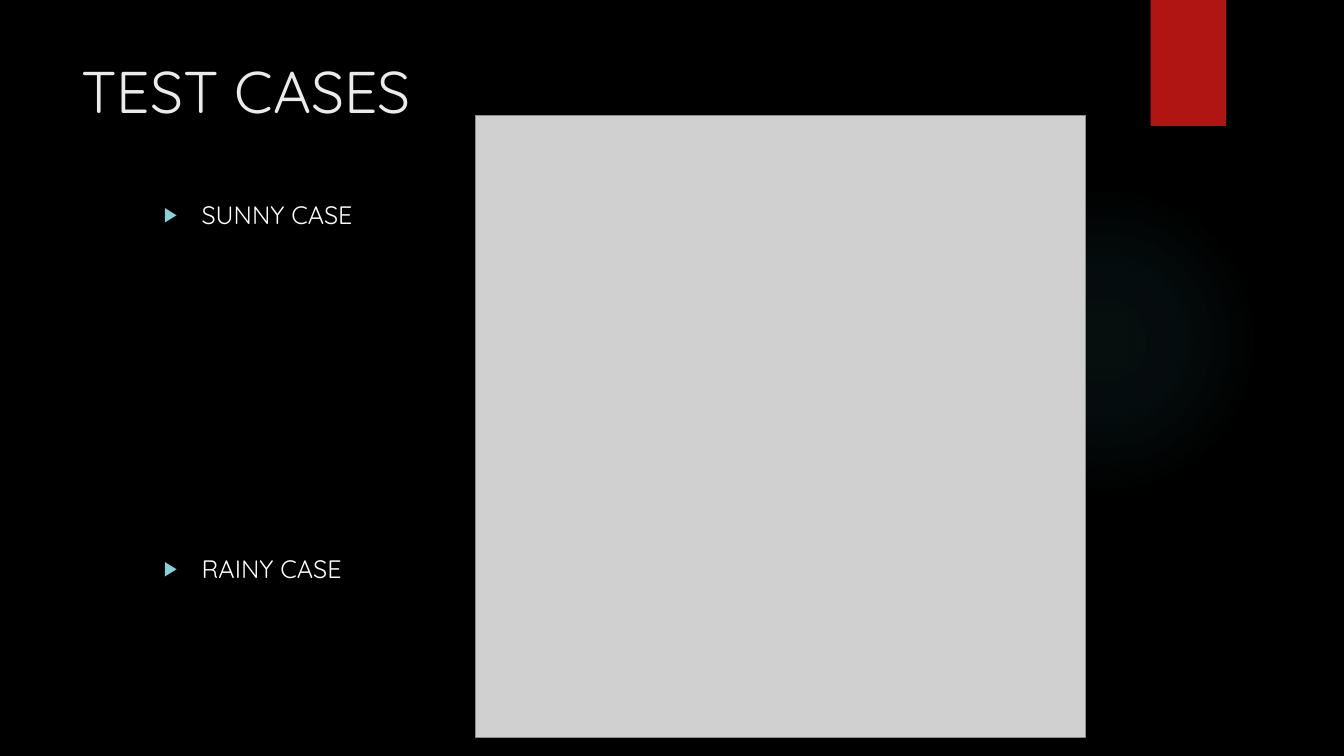
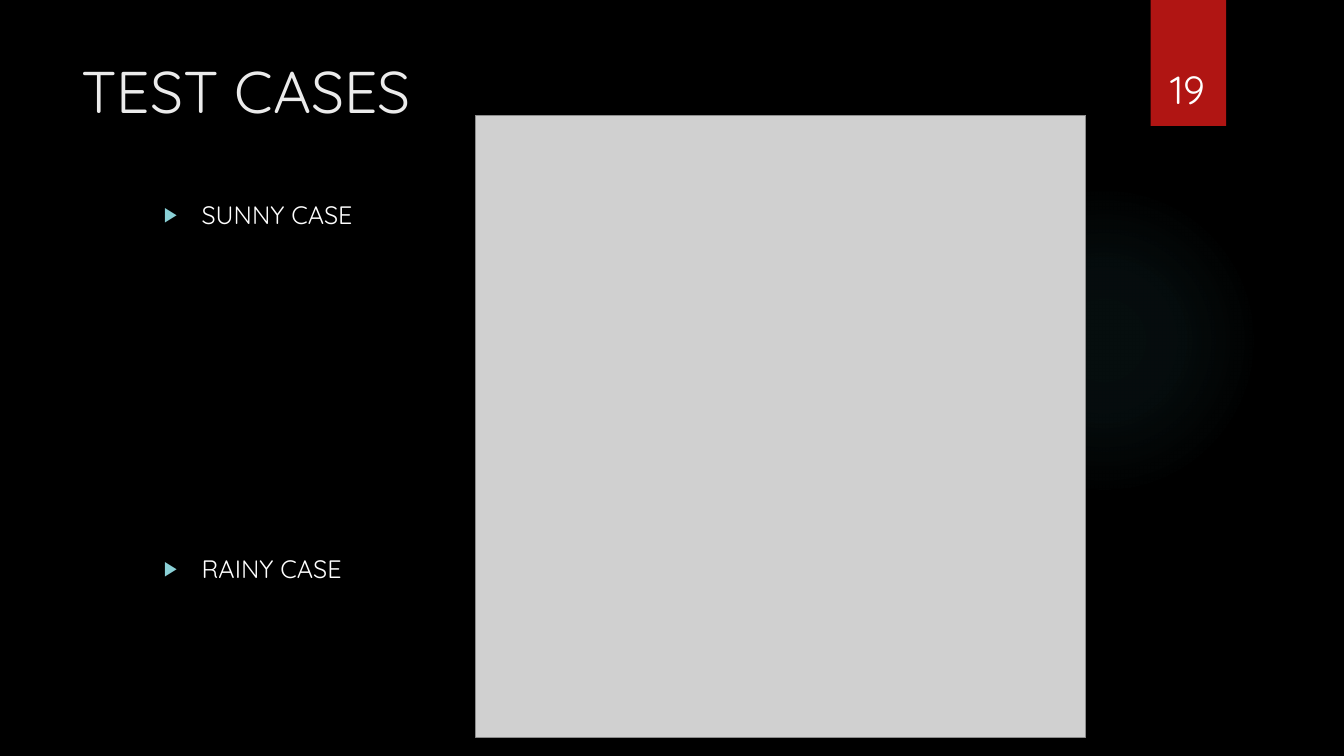
Before and after one commit to FIU-SCIS-Senior-Projects/SkillCourt-Backend, a slide deck: slide 19 of PresentationSlides/SeniorProject-FinalPresentation-Will_Rodriguez.pptx. Drawn at 1344x756 pixels with LibreOffice and Linux fonts; fonts in the diff are those of the drawing; grey boxes stand for pictures; background and template pictures are left out. Boxes give left, top, right and bottom in pixels: in the first picture for what was removed or moved away, otherwise in the second. Text is boxed around its words. In the diff, an @@ line names an element or a change of style, - is before the commit and + after.

```diff
--- a/PresentationSlides/SeniorProject-FinalPresentation-Will_Rodriguez.pptx
+++ b/PresentationSlides/SeniorProject-FinalPresentation-Will_Rodriguez.pptx
@@ page number added at (1170,76,1205,105), 28 pt, text #FFFFFF @@
+19
```
Also in this commit, not shown: 21 other slides changed, 9 other files.
